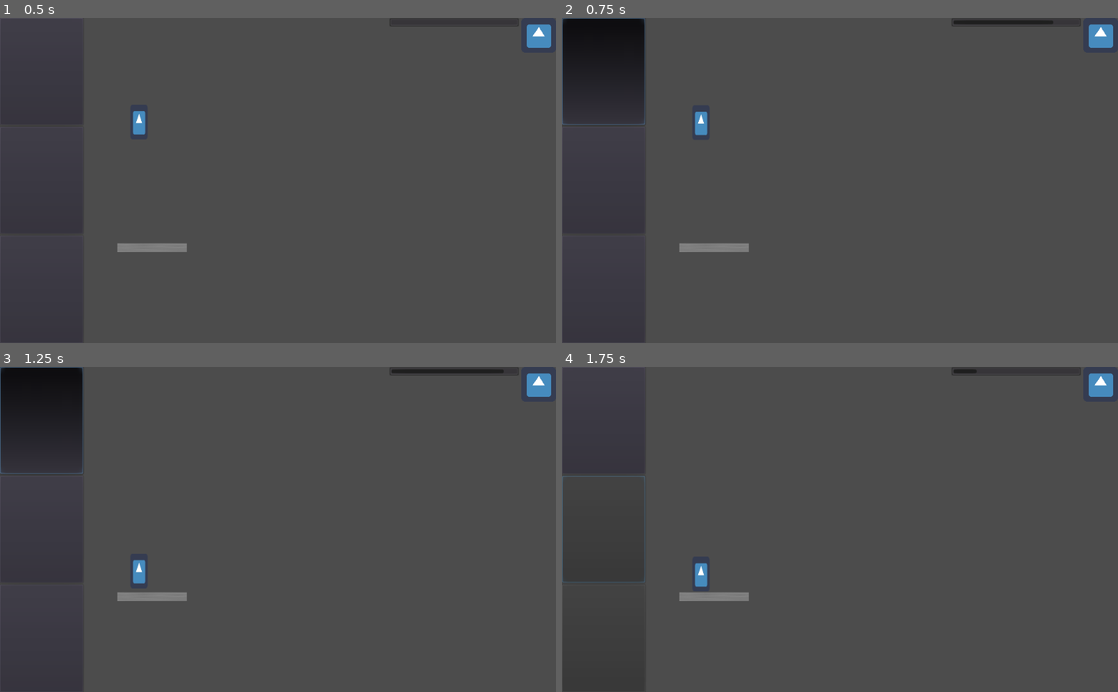
Above: before the commit, frames 1-4 (two rows, left to right).
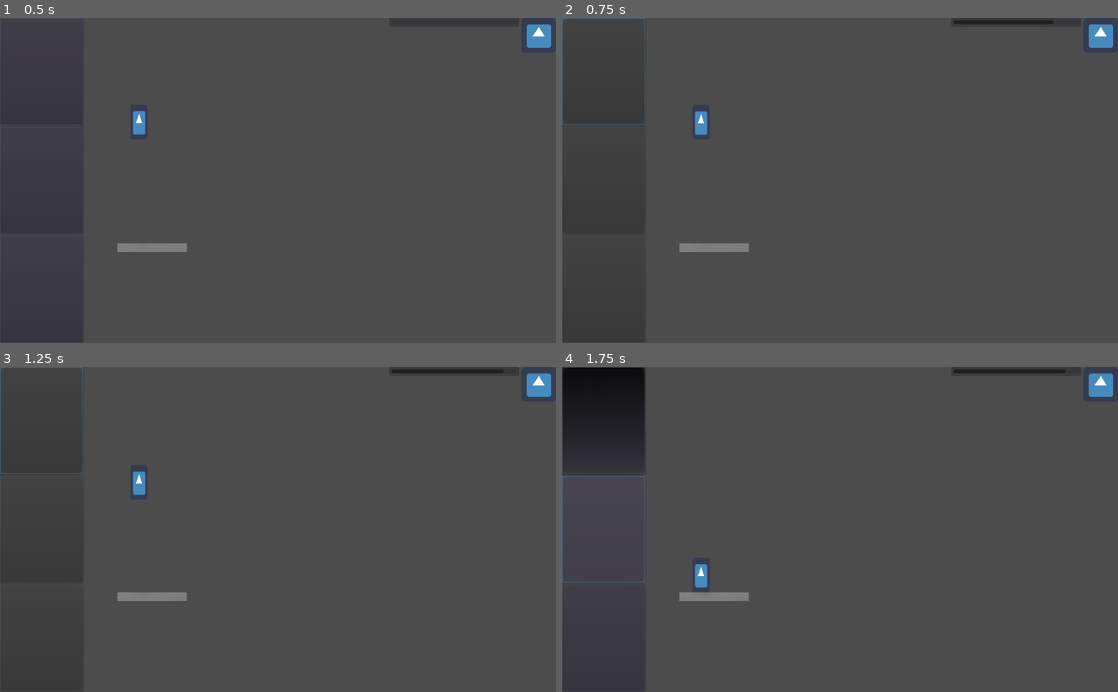
Above: after the commit, the same moments.

Repository: iniyanijoseph/Gravity
Game: Godot game, scene res://Main.tscn
Two runs of this game, one before a commit and one after it. Both use one fixed random seed, a clock stepped at 60 frames per second and the inputs below. The engine's default icon, where the game draws it, is replaced by a stand-in: a white triangle on a blue panel in a dark square.
Inputs (mouse positions are in pixels of both pictures, inside the frame that each line leads up to):
- Up to frame 1 (0.5 s): no input
- Up to frame 2 (0.75 s): click (600, 70) at 0.5 s
- Up to frame 3 (1.25 s): no input
- Up to frame 4 (1.75 s): click (600, 529) at 1.27 s

Frame 1 is identical in both runs. In frame 2, 3.1% of the frame differs, in the area x 0-27%, y 0-37%; in frame 3, 3.4%, in the area x 0-27%, y 0-67%; in frame 4, 3.2%.

Commit message:
Improve Slam with new nodeless SceneTween system

Diff:
--- a/Player/Player.gd
+++ b/Player/Player.gd
@@ -1,9 +1,7 @@
 extends KinematicBody2D
 
 signal action_complete
-
-onready var floorFindRayCast : RayCast2D = $FloorFindRayCast
-onready var floorSlamTween : Tween = $FloorSlamTween
+onready var floorFindRayCast : RayCast2D = $"%FloorFindRayCast"
 
 func _ready():
 	# Set Up Signal Bus
@@ -13,8 +11,9 @@
 
 func slam():
 	var localFloor = floorFindRayCast.get_collision_point()
-	var _x = floorSlamTween.interpolate_property(self, "position:y", position.y, localFloor.y - floorFindRayCast.position.y, 1, Tween.TRANS_EXPO)
-	floorSlamTween.start()
+	var tween = get_tree().create_tween()
+	tween.tween_property(self, "position", localFloor - floorFindRayCast.position, 1).set_trans(Tween.TRANS_EXPO).set_ease(Tween.EASE_IN)
+	yield(tween, "finished")
 	action_complete()
 
 func gravitate():
--- a/Player/Player.tscn
+++ b/Player/Player.tscn
@@ -17,8 +17,7 @@
 texture = ExtResource( 2 )
 
 [node name="FloorFindRayCast" type="RayCast2D" parent="."]
+unique_name_in_owner = true
 position = Vector2( 0, 32 )
 enabled = true
 cast_to = Vector2( 0, 600 )
-
-[node name="FloorSlamTween" type="Tween" parent="."]
